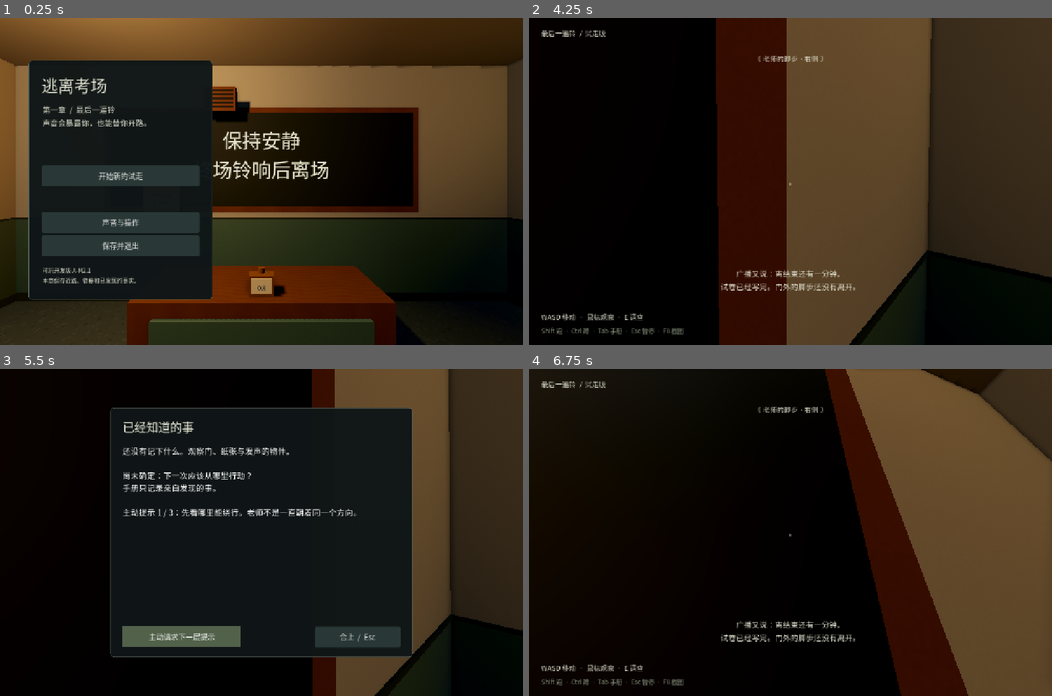
Above: before the commit, frames 1-4 (two rows, left to right).
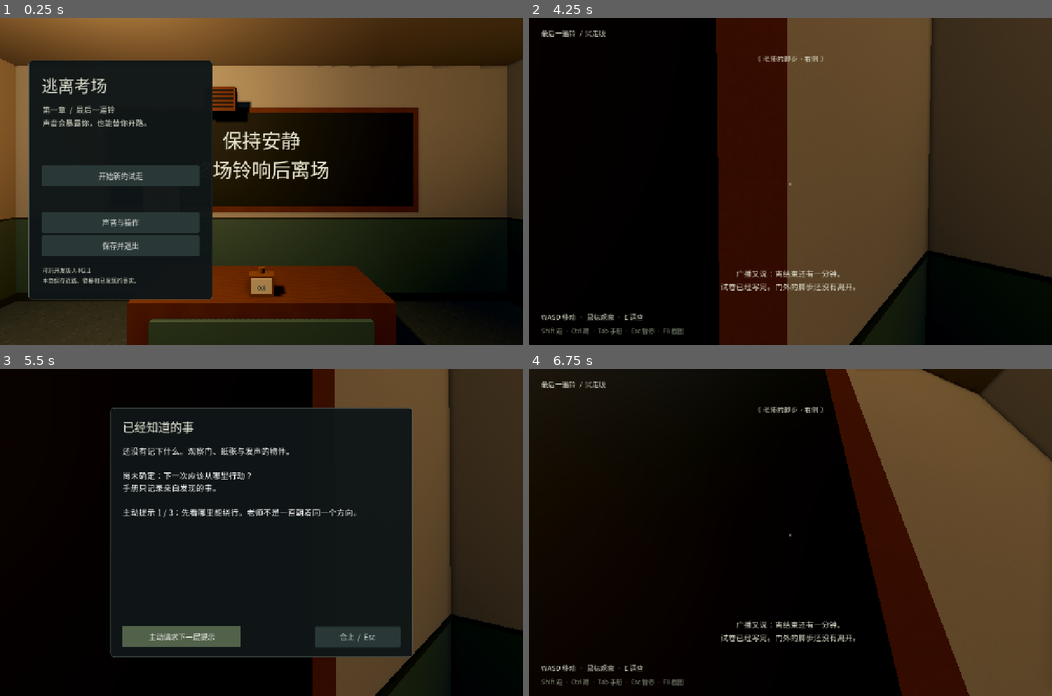
Above: after the commit, the same moments.

Repository: fangfangzhouhang/gta-style-unity-prototype
Game: Godot game, scene res://scenes/chapters/chapter_01.tscn
Two runs of this game, one before a commit and one after it. Both use one fixed random seed, a clock stepped at 60 frames per second and the inputs below. Sound files missing from this copy of the repository are replaced by a short silence.
Inputs (mouse positions are in pixels of both pictures, inside the frame that each line leads up to):
- Up to frame 1 (0.25 s): no input
- Up to frame 2 (4.25 s): click "开始新的试走" at 0.5 s; tap Enter at 1.25 s; move the mouse to (785, 188) at 1.27 s; press the mouse at (785, 188) at 1.28 s; hold W (forward) 1.28-3.53 s; move the mouse to (827, 184) at 2.02 s; release the mouse at (827, 184) at 2.03 s; tap Q (arm) at 2.1 s; click (827, 184) at 2.3 s; move the mouse to (748, 178) at 2.77 s; hold Ctrl (crouch) 2.78-3.53 s; click (748, 178) at 3.05 s; tap Space at 3.5 s; move the mouse to (795, 181) at 3.52 s; hold A (left) from 3.53 s (still down); tap E (interact) at 3.6 s; click (795, 181) at 3.8 s
- Up to frame 3 (5.5 s): move the mouse to (240, 525) at 4.27 s; release A (left) at 4.28 s; hold W (forward) 4.28-5 s; hold Tab (journal) 4.28-5 s; click (240, 525) at 4.55 s; click "主动请求下一层提示" at 5 s
- Up to frame 4 (6.75 s): click "合上 / Esc" at 5.75 s; move the mouse to (816, 532) at 6.52 s; hold W (forward) from 6.53 s (still down); click (816, 532) at 6.6 s

The runs differ from the first frame. In frame 1, less than 0.1% of the frame differs, in the area x 47-83%, y 14-28%; in frame 2, 0.2%, in the area x 35-77%, y 0-100%; in frame 3, less than 0.1%; in frame 4, 0.2%.

Commit message:
dev: P1 acceptance locks + QA report + alert evidence
Lock no-wedge exit, ajar Storage capsule block, and HatchM↔HatchG
bidirectional passage in acceptance (48/48). Cut Wall01/Wall35 hatch
openings; clear open hatch panel collision. Add QA report, alert front
shots, and KNOWN_ISSUES follow-ups for cold-corridor silhouette.

Diff:
--- a/EscapeExamGodot/scenes/chapters/chapter_01.tscn
+++ b/EscapeExamGodot/scenes/chapters/chapter_01.tscn
@@ -2074,6 +2074,95 @@
 size = Vector3(5.2, 2.15, 0.18)
 
 
+
+[sub_resource type="BoxMesh" id="r501"]
+size = Vector3(9.85, 1.15, 0.18)
+material = SubResource("r2")
+
+[sub_resource type="BoxShape3D" id="r502"]
+size = Vector3(9.85, 1.15, 0.18)
+
+[sub_resource type="BoxMesh" id="r503"]
+size = Vector3(3.05, 1.15, 0.18)
+material = SubResource("r2")
+
+[sub_resource type="BoxShape3D" id="r504"]
+size = Vector3(3.05, 1.15, 0.18)
+
+[sub_resource type="BoxMesh" id="r505"]
+size = Vector3(9.85, 2.15, 0.18)
+material = SubResource("r1")
+
+[sub_resource type="BoxShape3D" id="r506"]
+size = Vector3(9.85, 2.15, 0.18)
+
+[sub_resource type="BoxMesh" id="r507"]
+size = Vector3(3.05, 2.15, 0.18)
+material = SubResource("r1")
+
+[sub_resource type="BoxShape3D" id="r508"]
+size = Vector3(3.05, 2.15, 0.18)
+
+[sub_resource type="BoxMesh" id="r509"]
+size = Vector3(9.85, 0.11, 0.2)
+material = SubResource("r5")
+
+[sub_resource type="BoxMesh" id="r510"]
+size = Vector3(3.05, 0.11, 0.2)
+material = SubResource("r5")
+
+[sub_resource type="BoxMesh" id="r511"]
+size = Vector3(9.85, 0.025, 0.2)
+material = SubResource("r5")
+
+[sub_resource type="BoxMesh" id="r512"]
+size = Vector3(3.05, 0.025, 0.2)
+material = SubResource("r5")
+
+[sub_resource type="BoxMesh" id="r513"]
+size = Vector3(1.65, 1.15, 0.18)
+material = SubResource("r2")
+
+[sub_resource type="BoxShape3D" id="r514"]
+size = Vector3(1.65, 1.15, 0.18)
+
+[sub_resource type="BoxMesh" id="r515"]
+size = Vector3(1.25, 1.15, 0.18)
+material = SubResource("r2")
+
+[sub_resource type="BoxShape3D" id="r516"]
+size = Vector3(1.25, 1.15, 0.18)
+
+[sub_resource type="BoxMesh" id="r517"]
+size = Vector3(1.65, 2.15, 0.18)
+material = SubResource("r1")
+
+[sub_resource type="BoxShape3D" id="r518"]
+size = Vector3(1.65, 2.15, 0.18)
+
+[sub_resource type="BoxMesh" id="r519"]
+size = Vector3(1.25, 2.15, 0.18)
+material = SubResource("r1")
+
+[sub_resource type="BoxShape3D" id="r520"]
+size = Vector3(1.25, 2.15, 0.18)
+
+[sub_resource type="BoxMesh" id="r521"]
+size = Vector3(1.65, 0.11, 0.2)
+material = SubResource("r5")
+
+[sub_resource type="BoxMesh" id="r522"]
+size = Vector3(1.25, 0.11, 0.2)
+material = SubResource("r5")
+
+[sub_resource type="BoxMesh" id="r523"]
+size = Vector3(1.65, 0.025, 0.2)
+material = SubResource("r5")
+
+[sub_resource type="BoxMesh" id="r524"]
+size = Vector3(1.25, 0.025, 0.2)
+material = SubResource("r5")
+
 [node name="Chapter01" type="Node3D"]
 script = ExtResource("e1")
 
@@ -2373,35 +2462,65 @@
 [node name="Wall01" type="Node3D" parent="Architecture"]
 
 
-[node name="Lower" type="MeshInstance3D" parent="Architecture/Wall01"]
-position = Vector3(-3, 0.575, -8)
-mesh = SubResource("r68")
-
-[node name="Body" type="StaticBody3D" parent="Architecture/Wall01/Lower"]
-collision_layer = 1
-collision_mask = 0
-
-[node name="Shape" type="CollisionShape3D" parent="Architecture/Wall01/Lower/Body"]
-shape = SubResource("r69")
-
-[node name="Upper" type="MeshInstance3D" parent="Architecture/Wall01"]
-position = Vector3(-3, 2.225, -8)
-mesh = SubResource("r70")
-
-[node name="Body" type="StaticBody3D" parent="Architecture/Wall01/Upper"]
-collision_layer = 1
-collision_mask = 0
-
-[node name="Shape" type="CollisionShape3D" parent="Architecture/Wall01/Upper/Body"]
-shape = SubResource("r71")
-
-[node name="Base" type="MeshInstance3D" parent="Architecture/Wall01"]
-position = Vector3(-3, 0.055, -8)
-mesh = SubResource("r72")
-
-[node name="DadoCap" type="MeshInstance3D" parent="Architecture/Wall01"]
-position = Vector3(-3, 1.15, -8)
-mesh = SubResource("r73")
+[node name="LowerWest" type="MeshInstance3D" parent="Architecture/Wall01"]
+position = Vector3(-5.075, 0.575, -8)
+mesh = SubResource("r501")
+
+[node name="Body" type="StaticBody3D" parent="Architecture/Wall01/LowerWest"]
+collision_layer = 1
+collision_mask = 0
+
+[node name="Shape" type="CollisionShape3D" parent="Architecture/Wall01/LowerWest/Body"]
+shape = SubResource("r502")
+
+[node name="LowerEast" type="MeshInstance3D" parent="Architecture/Wall01"]
+position = Vector3(2.475, 0.575, -8)
+mesh = SubResource("r503")
+
+[node name="Body" type="StaticBody3D" parent="Architecture/Wall01/LowerEast"]
+collision_layer = 1
+collision_mask = 0
+
+[node name="Shape" type="CollisionShape3D" parent="Architecture/Wall01/LowerEast/Body"]
+shape = SubResource("r504")
+
+[node name="UpperWest" type="MeshInstance3D" parent="Architecture/Wall01"]
+position = Vector3(-5.075, 2.225, -8)
+mesh = SubResource("r505")
+
+[node name="Body" type="StaticBody3D" parent="Architecture/Wall01/UpperWest"]
+collision_layer = 1
+collision_mask = 0
+
+[node name="Shape" type="CollisionShape3D" parent="Architecture/Wall01/UpperWest/Body"]
+shape = SubResource("r506")
+
+[node name="UpperEast" type="MeshInstance3D" parent="Architecture/Wall01"]
+position = Vector3(2.475, 2.225, -8)
+mesh = SubResource("r507")
+
+[node name="Body" type="StaticBody3D" parent="Architecture/Wall01/UpperEast"]
+collision_layer = 1
+collision_mask = 0
+
+[node name="Shape" type="CollisionShape3D" parent="Architecture/Wall01/UpperEast/Body"]
+shape = SubResource("r508")
+
+[node name="BaseWest" type="MeshInstance3D" parent="Architecture/Wall01"]
+position = Vector3(-5.075, 0.055, -8)
+mesh = SubResource("r509")
+
+[node name="BaseEast" type="MeshInstance3D" parent="Architecture/Wall01"]
+position = Vector3(2.475, 0.055, -8)
+mesh = SubResource("r510")
+
+[node name="DadoCapWest" type="MeshInstance3D" parent="Architecture/Wall01"]
+position = Vector3(-5.075, 1.15, -8)
+mesh = SubResource("r511")
+
+[node name="DadoCapEast" type="MeshInstance3D" parent="Architecture/Wall01"]
+position = Vector3(2.475, 1.15, -8)
+mesh = SubResource("r512")
 
 [node name="Wall02" type="Node3D" parent="Architecture"]
 
@@ -3454,35 +3573,65 @@
 [node name="Wall35" type="Node3D" parent="Architecture"]
 
 
-[node name="Lower" type="MeshInstance3D" parent="Architecture/Wall35"]
-position = Vector3(6, 0.575, 0.5)
-mesh = SubResource("r264")
-
-[node name="Body" type="StaticBody3D" parent="Architecture/Wall35/Lower"]
-collision_layer = 1
-collision_mask = 0
-
-[node name="Shape" type="CollisionShape3D" parent="Architecture/Wall35/Lower/Body"]
-shape = SubResource("r265")
-
-[node name="Upper" type="MeshInstance3D" parent="Architecture/Wall35"]
-position = Vector3(6, 2.225, 0.5)
-mesh = SubResource("r266")
-
-[node name="Body" type="StaticBody3D" parent="Architecture/Wall35/Upper"]
-collision_layer = 1
-collision_mask = 0
-
-[node name="Shape" type="CollisionShape3D" parent="Architecture/Wall35/Upper/Body"]
-shape = SubResource("r267")
-
-[node name="Base" type="MeshInstance3D" parent="Architecture/Wall35"]
-position = Vector3(6, 0.055, 0.5)
-mesh = SubResource("r268")
-
-[node name="DadoCap" type="MeshInstance3D" parent="Architecture/Wall35"]
-position = Vector3(6, 1.15, 0.5)
-mesh = SubResource("r269")
+[node name="LowerWest" type="MeshInstance3D" parent="Architecture/Wall35"]
+position = Vector3(4.825, 0.575, 0.5)
+mesh = SubResource("r513")
+
+[node name="Body" type="StaticBody3D" parent="Architecture/Wall35/LowerWest"]
+collision_layer = 1
+collision_mask = 0
+
+[node name="Shape" type="CollisionShape3D" parent="Architecture/Wall35/LowerWest/Body"]
+shape = SubResource("r514")
+
+[node name="LowerEast" type="MeshInstance3D" parent="Architecture/Wall35"]
+position = Vector3(7.375, 0.575, 0.5)
+mesh = SubResource("r515")
+
+[node name="Body" type="StaticBody3D" parent="Architecture/Wall35/LowerEast"]
+collision_layer = 1
+collision_mask = 0
+
+[node name="Shape" type="CollisionShape3D" parent="Architecture/Wall35/LowerEast/Body"]
+shape = SubResource("r516")
+
+[node name="UpperWest" type="MeshInstance3D" parent="Architecture/Wall35"]
+position = Vector3(4.825, 2.225, 0.5)
+mesh = SubResource("r517")
+
+[node name="Body" type="StaticBody3D" parent="Architecture/Wall35/UpperWest"]
+collision_layer = 1
+collision_mask = 0
+
+[node name="Shape" type="CollisionShape3D" parent="Architecture/Wall35/UpperWest/Body"]
+shape = SubResource("r518")
+
+[node name="UpperEast" type="MeshInstance3D" parent="Architecture/Wall35"]
+position = Vector3(7.375, 2.225, 0.5)
+mesh = SubResource("r519")
+
+[node name="Body" type="StaticBody3D" parent="Architecture/Wall35/UpperEast"]
+collision_layer = 1
+collision_mask = 0
+
+[node name="Shape" type="CollisionShape3D" parent="Architecture/Wall35/UpperEast/Body"]
+shape = SubResource("r520")
+
+[node name="BaseWest" type="MeshInstance3D" parent="Architecture/Wall35"]
+position = Vector3(4.825, 0.055, 0.5)
+mesh = SubResource("r521")
+
+[node name="BaseEast" type="MeshInstance3D" parent="Architecture/Wall35"]
+position = Vector3(7.375, 0.055, 0.5)
+mesh = SubResource("r522")
+
+[node name="DadoCapWest" type="MeshInstance3D" parent="Architecture/Wall35"]
+position = Vector3(4.825, 1.15, 0.5)
+mesh = SubResource("r523")
+
+[node name="DadoCapEast" type="MeshInstance3D" parent="Architecture/Wall35"]
+position = Vector3(7.375, 1.15, 0.5)
+mesh = SubResource("r524")
 
 [node name="Wall36" type="Node3D" parent="Architecture"]
 
--- a/EscapeExamGodot/scripts/props/maintenance_hatch.gd
+++ b/EscapeExamGodot/scripts/props/maintenance_hatch.gd
@@ -48,6 +48,9 @@
 	if is_instance_valid(tween): tween.kill()
 	tween = create_tween().set_process_mode(Tween.TWEEN_PROCESS_PHYSICS)
 	tween.tween_property(hinge, "rotation:x", open_angle if is_open else 0.0, 0.4)
+	# Open panel must not keep blocking the portal (pair orientations swing into the walk volume).
+	if has_node("Hinge/Panel"):
+		$Hinge/Panel.collision_layer = 0 if is_open else 16
 	_set_nav(is_open)
 	if not silent:
 		Game.acoustics.emit_sound(global_position + Vector3.UP, "door", 10.0, "检修盖" + ("打开" if is_open else "关上"), "hatch")
@@ -69,6 +72,8 @@
 	is_open = false
 	cooldown = 0.0
 	hinge.rotation.x = 0.0
+	if has_node("Hinge/Panel"):
+		$Hinge/Panel.collision_layer = 16
 	_set_nav(false)
 
 func request_teacher_open(delta: float) -> bool:
--- a/EscapeExamGodot/tests/acceptance.gd
+++ b/EscapeExamGodot/tests/acceptance.gd
@@ -180,6 +180,93 @@
 	player.global_position.y = -5
 	await frames(3)
 	check(player.global_position.y > -1, "Falling returns player to a legal checkpoint")
+	# --- P1 greybox locks (before final gate exit; restore state so exit stays clean) ---
+	var wedge = level.get_node("DoorWedge")
+	var storage = level.get_node("Doors/Storage")
+	var rack = level.get_node("PushableRack")
+	var hatch_m = level.get_node("HatchM")
+	var hatch_g = level.get_node("HatchG")
+	check(is_instance_valid(wedge) and not wedge.owned and not wedge.held, "DoorWedge exists and was never picked up before exit path")
+	# (2) Ajar Storage: capsule cannot squeeze through (DoorWedge API; stand on FloorS)
+	wedge.held = true
+	storage.apply_wedge(wedge)
+	await frames(3)
+	check(storage.wedged and absf(storage.hinge.rotation.y + storage.AJAR_ANGLE) < 0.02, "Storage door enters ajar via DoorWedge API")
+	player.teleport_to(Vector3(-3.6, 0.04, 5.35), 0)
+	await frames(2)
+	var ajar_start_z: float = player.global_position.z
+	player.scripted_move = Vector2(0, -1)
+	await frames(70)
+	player.scripted_move = Vector2.ZERO
+	var ajar_z: float = player.global_position.z
+	check(player.global_position.y > -0.5 and ajar_z > 4.25 and ajar_z < ajar_start_z + 0.05, "Ajar Storage door: player capsule cannot pass through")
+	storage.clear_wedge(false)
+	wedge.held = false
+	wedge.restore_home()
+	storage.reset_door()
+	await frames(2)
+	# (3) HatchM ↔ HatchG bidirectional after open (rack at limit required for HatchM)
+	rack._set_travel(rack.travel_limit)
+	await frames(2)
+	check(rack.at_limit(), "PushableRack reaches travel limit exposing HatchM")
+	hatch_m.set_open(true)
+	await frames(40)
+	check(hatch_m.is_open and hatch_g.is_open, "Opening HatchM also opens paired HatchG")
+	player.teleport_to(Vector3(0.4, 0.04, -7.45), 0)
+	await frames(2)
+	player.scripted_move = Vector2(0, -1)
+	var crossed_m_to_h: bool = false
+	for _i in 45:
+		await physics_frame
+		if player.global_position.y < -0.5: break
+		if player.global_position.z < -8.2:
+			crossed_m_to_h = true
+			break
+	player.scripted_move = Vector2.ZERO
+	check(crossed_m_to_h and player.global_position.y > -0.5, "HatchM open: player can pass M → H")
+	player.teleport_to(Vector3(6.2, 0.04, -0.15), PI)
+	await frames(2)
+	player.scripted_move = Vector2(0, -1)
+	var crossed_h_to_g: bool = false
+	for _i in 45:
+		await physics_frame
+		if player.global_position.y < -0.5: break
+		if player.global_position.z > 1.0:
+			crossed_h_to_g = true
+			break
+	player.scripted_move = Vector2.ZERO
+	check(crossed_h_to_g and player.global_position.y > -0.5, "HatchG open: player can pass H → G")
+	player.teleport_to(Vector3(6.2, 0.04, 1.35), 0)
+	await frames(2)
+	player.scripted_move = Vector2(0, -1)
+	var crossed_g_to_h: bool = false
+	for _i in 45:
+		await physics_frame
+		if player.global_position.y < -0.5: break
+		if player.global_position.z < 0.0:
+			crossed_g_to_h = true
+			break
+	player.scripted_move = Vector2.ZERO
+	check(crossed_g_to_h and player.global_position.y > -0.5, "HatchG open: player can pass G → H (no soft-lock)")
+	player.teleport_to(Vector3(0.4, 0.04, -8.55), PI)
+	await frames(2)
+	player.scripted_move = Vector2(0, -1)
+	var crossed_h_to_m: bool = false
+	for _i in 45:
+		await physics_frame
+		if player.global_position.y < -0.5: break
+		if player.global_position.z > -7.4:
+			crossed_h_to_m = true
+			break
+	player.scripted_move = Vector2.ZERO
+	check(crossed_h_to_m and player.global_position.y > -0.5, "HatchM open: player can pass H → M (bidirectional)")
+	hatch_m.set_open(false)
+	await frames(25)
+	rack.reset_rack()
+	player.teleport_to(Vector3(2.7, 0.04, -4), 0)
+	await frames(2)
+	check(not wedge.owned and not wedge.held, "P1 hatch/ajar path left DoorWedge unowned (not exit-required)")
+	# (1) No-wedge exit: raise shutter and leave without ever calling wedge pick_up
 	game.gate.hold(2.05)
 	game.gate.hold(2.05)
 	await frames(40)
@@ -188,7 +275,7 @@
 	player.scripted_move = Vector2(0,-1)
 	await frames(70)
 	player.scripted_move = Vector2.ZERO
-	check(game.mode == "ending", "Actual character motion through raised gate completes chapter")
+	check(game.mode == "ending" and not wedge.owned, "No-wedge exit: raise shutter and leave without picking up DoorWedge")
 	print("RESULT passed=",passed," failed=",failed)
 	lines.append("Fixture-based engine tests; not OS input or human play. passed=%d failed=%d" % [passed,failed])
 	var report := FileAccess.open("res://evidence/logs/acceptance.txt",FileAccess.WRITE)
Not shown, changed: EscapeExamGodot/evidence/logs/acceptance.txt
Binary file added: EscapeExamGodot/evidence/screenshots/art-review/alert-front-bang.png
Not shown, added: EscapeExamGodot/evidence/screenshots/art-review/alert-front-bang.png.import
Binary file added: EscapeExamGodot/evidence/screenshots/art-review/alert-front-q.png
Not shown, added: EscapeExamGodot/evidence/screenshots/art-review/alert-front-q.png.import
Not shown, changed: EscapeExamGodot/docs/KNOWN_ISSUES.md
Not shown, added: EscapeExamGodot/docs/QA_CHAPTER01_MODULE_PASS_20261027.md
